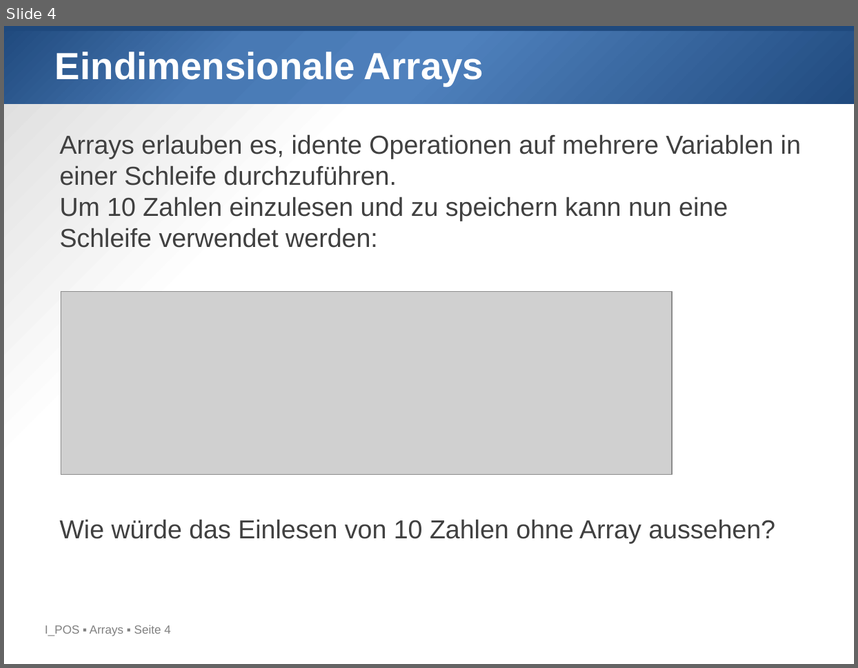
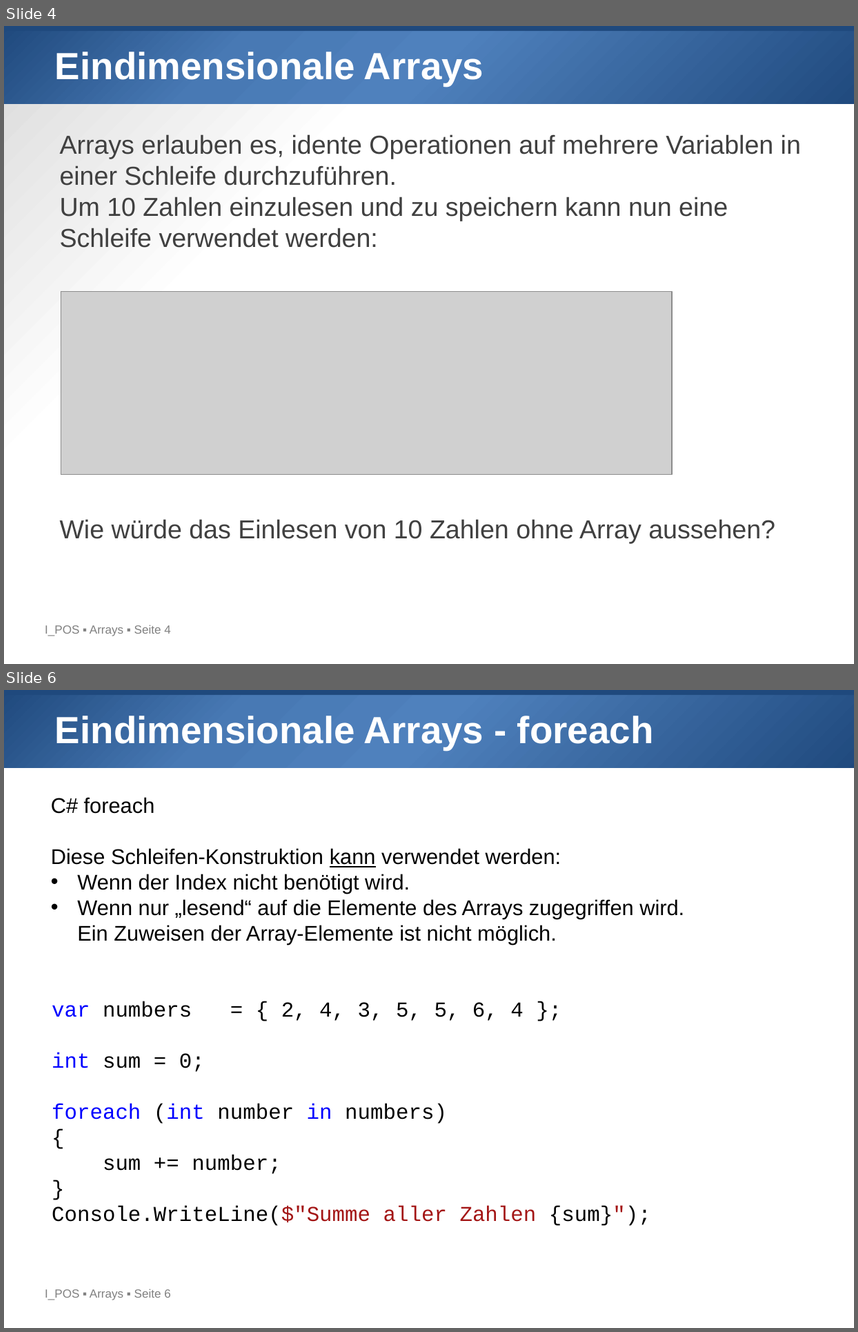
Before and after one commit to htl-leo-prog-1/examples-ha, a slide deck: 08_Arrays/08_Arrays.pptx. Shown one above the other, each under a label of ours: slide 4 before the commit, slides 4 and 6 after it; the slides between them are not shown. The pictures are 858x668 and 858x1332 pixels, drawn with LibreOffice and Linux fonts; fonts in the diff are those of the drawing; grey boxes stand for pictures; background and template pictures are left out. Boxes give left, top, right and bottom in pixels: in the first picture for what was removed or moved away, otherwise in the second. Text is boxed around its words. In the diff, an @@ line names an element or a change of style, - is before the commit and + after.

```diff
--- a/08_Arrays/08_Arrays.pptx
+++ b/08_Arrays/08_Arrays.pptx
@@ slide 6 added at <box>4,690,854,1328</box>, background #FFFFFF; not listed: 3 template elements that a slide beside it also shows @@
@@ title added at <box>55,713,654,750</box>, 32 pt, text #FFFFFF, bold @@
+Eindimensionale Arrays - foreach
@@ text added at <box>51,797,684,945</box>, 18 pt, text #000000 @@
+C# foreach
+Diese Schleifen-Konstruktion kann verwendet werden:
+• Wenn der Index nicht benötigt wird.
+• Wenn nur „lesend“ auf die Elemente des Arrays zugegriffen wird.
+  Ein Zuweisen der Array-Elemente ist nicht möglich.
@@ text added at <box>52,1001,651,1225</box>, 18 pt, text #000000 @@
+var numbers = { 2, 4, 3, 5, 5, 6, 4 };
+int sum = 0;
+foreach (int number in numbers)
+{
+sum += number;
+}
+Console.WriteLine($"Summe aller Zahlen {sum}");
```
Also in this commit, not shown: 1 slide changed, 1 slide removed, 23 other files.
